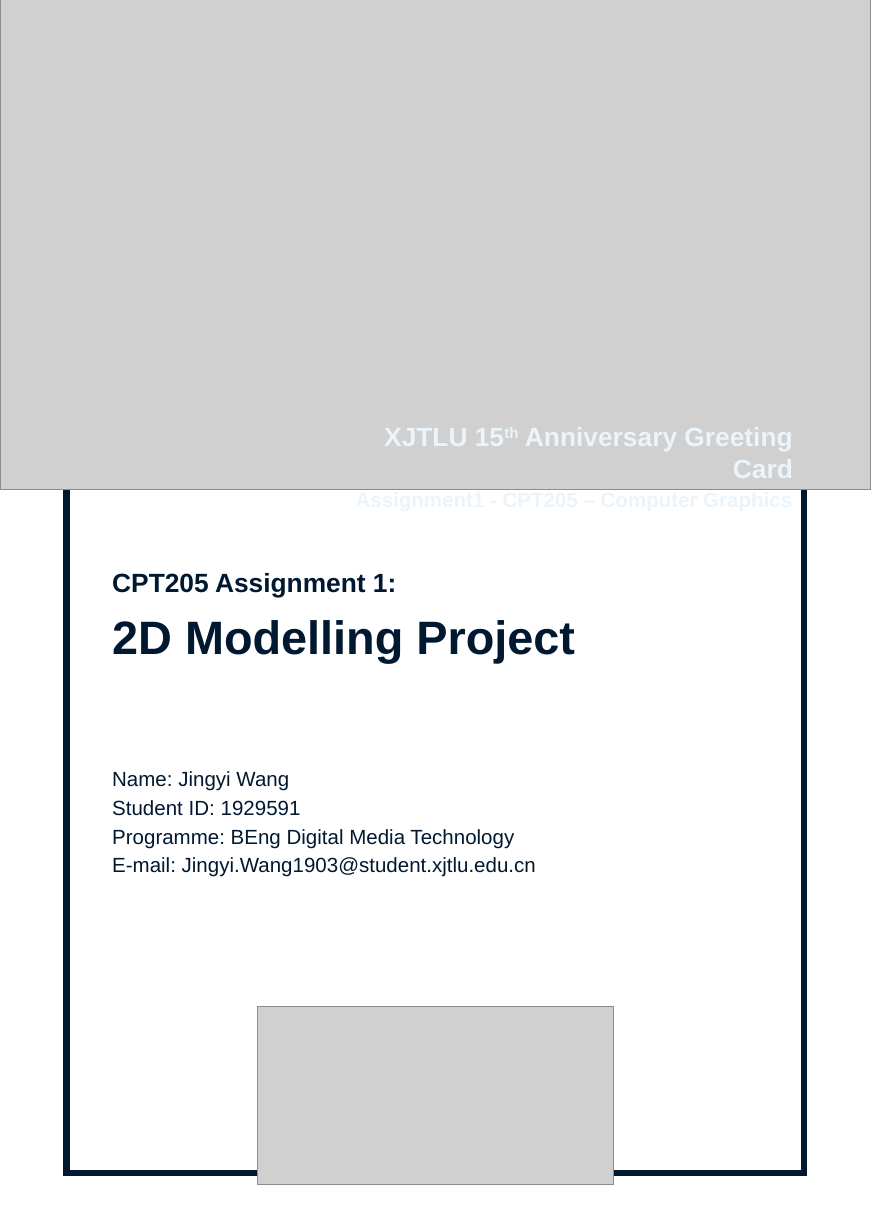
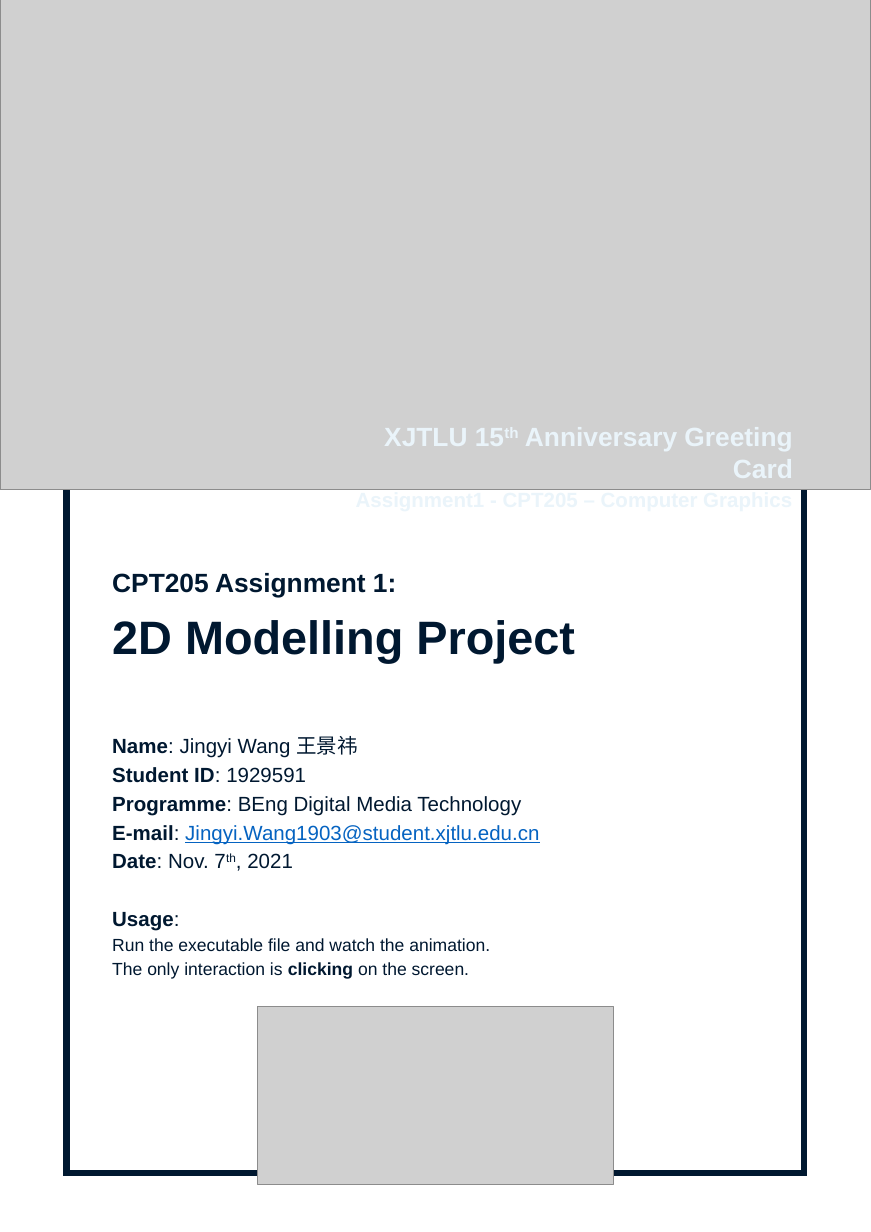
Before and after one commit to RoboBachelor/CPT205-Assignment1, a slide deck: slide 1 of Report.pptx. Drawn at 871x1232 pixels with LibreOffice and Linux fonts; fonts in the diff are those of the drawing; grey boxes stand for pictures. Boxes give left, top, right and bottom in pixels: in the first picture for what was removed or moved away, otherwise in the second. Text is boxed around its words. In the diff, an @@ line names an element or a change of style, - is before the commit and + after.

```diff
--- a/Report.pptx
+++ b/Report.pptx
@@ text at bbox=[112, 736, 358, 758]: text changed @@
-Name: Jingyi Wang
+Name: Jingyi Wang 王景祎
@@ text at bbox=[112, 767, 539, 845]: bold on in "Student ID:", "Programme:", "E-mail:"; text colour #001830 to #0563C1, underline on in "Jingyi.Wang1903@student.xjtlu.edu.cn" @@
@@ text at bbox=[112, 853, 490, 979]: paragraphs added @@
+Date: Nov. 7th, 2021
+Usage:
+Run the executable file and watch the animation.
+The only interaction is clicking on the screen.
```
Also in this commit, not shown: 1 slide removed, 2 other files.
